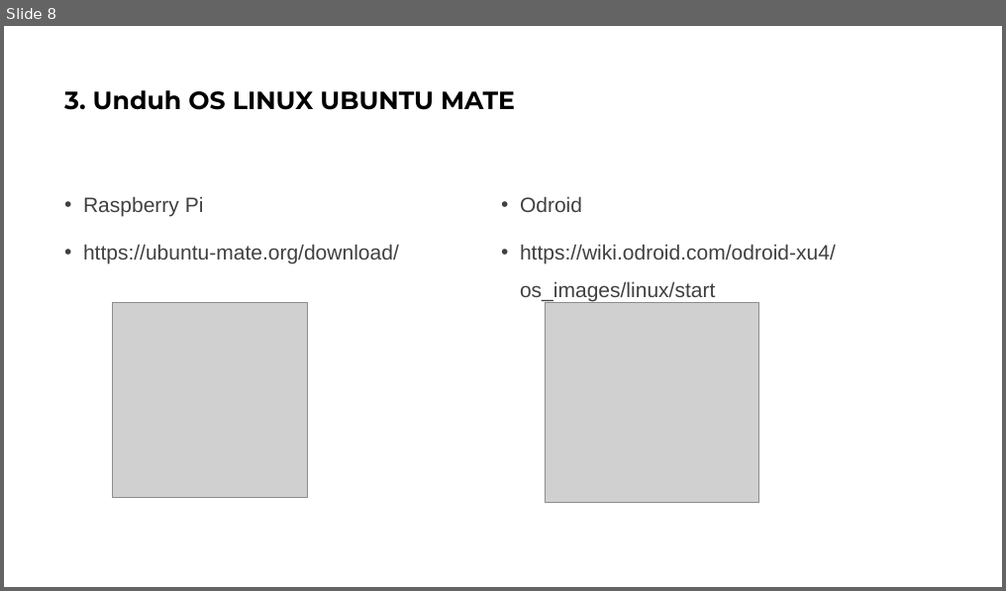
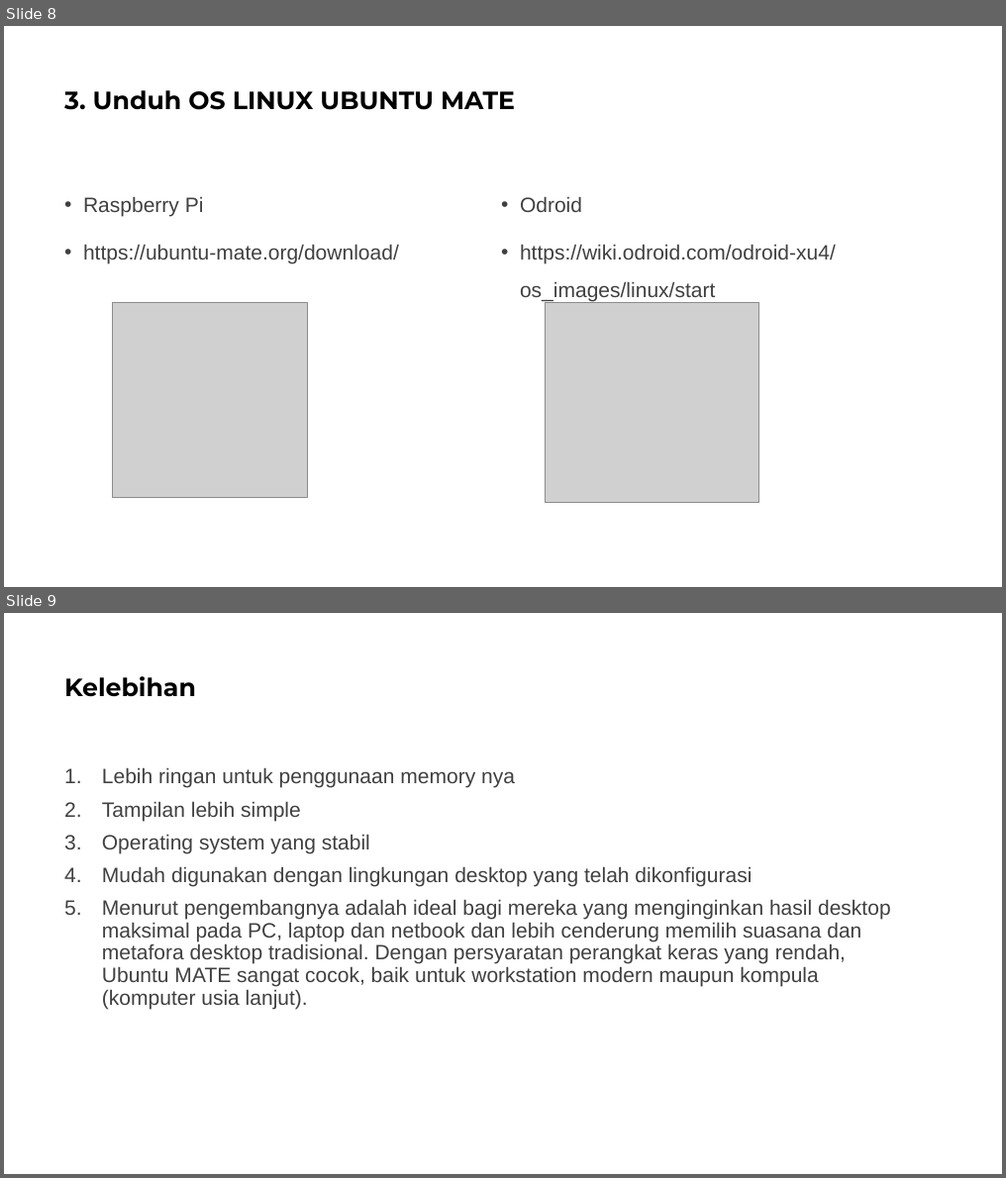
Before and after one commit to aditya22081998/Workshop_Robotics, a slide deck: Materi Workshop/Materi 2.pptx. Shown one above the other, each under a label of ours: slide 8 before the commit, slides 8 and 9 after it. The pictures are 1006x591 and 1006x1178 pixels, drawn with LibreOffice and Linux fonts; fonts in the diff are those of the drawing; grey boxes stand for pictures. Boxes give left, top, right and bottom in pixels: in the first picture for what was removed or moved away, otherwise in the second. Text is boxed around its words. In the diff, an @@ line names an element or a change of style, - is before the commit and + after.

```diff
--- a/Materi Workshop/Materi 2.pptx
+++ b/Materi Workshop/Materi 2.pptx
@@ slide 9 added at box(4, 613, 1002, 1174), background #FFFFFF @@
@@ title added at box(64, 676, 196, 697), 24 pt, text #000000, bold @@
+Kelebihan
@@ text added at box(102, 767, 891, 1009), 20 pt, text #404040 @@
+1. Lebih ringan untuk penggunaan memory nya
+2. Tampilan lebih simple
+3. Operating system yang stabil
+4. Mudah digunakan dengan lingkungan desktop yang telah dikonfigurasi
+5. Menurut pengembangnya adalah ideal bagi mereka yang menginginkan hasil desktop maksimal pada PC, laptop dan netbook dan lebih cenderung memilih suasana dan metafora desktop tradisional. Dengan persyaratan perangkat keras yang rendah, Ubuntu MATE sangat cocok, baik untuk workstation modern maupun kompula (komputer usia lanjut).
```
Also in this commit, not shown: 2 other slides added, 4 other files.
